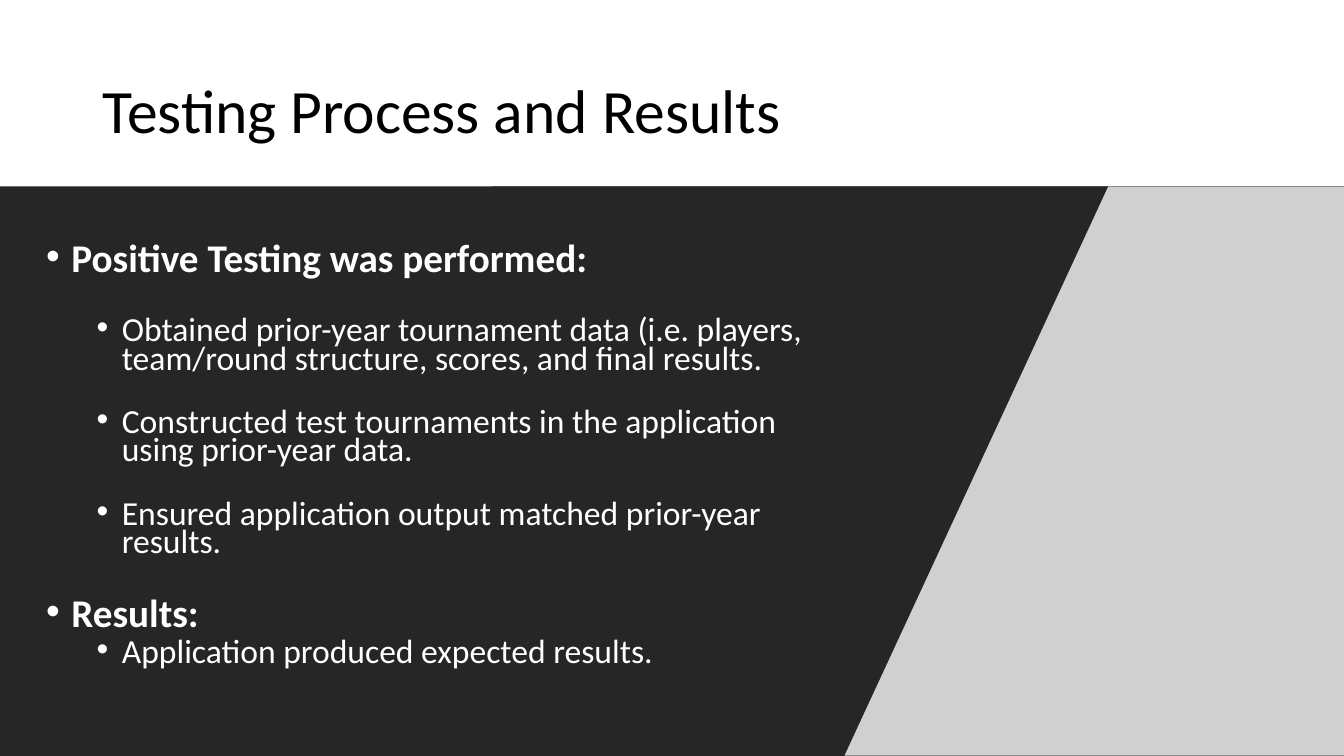
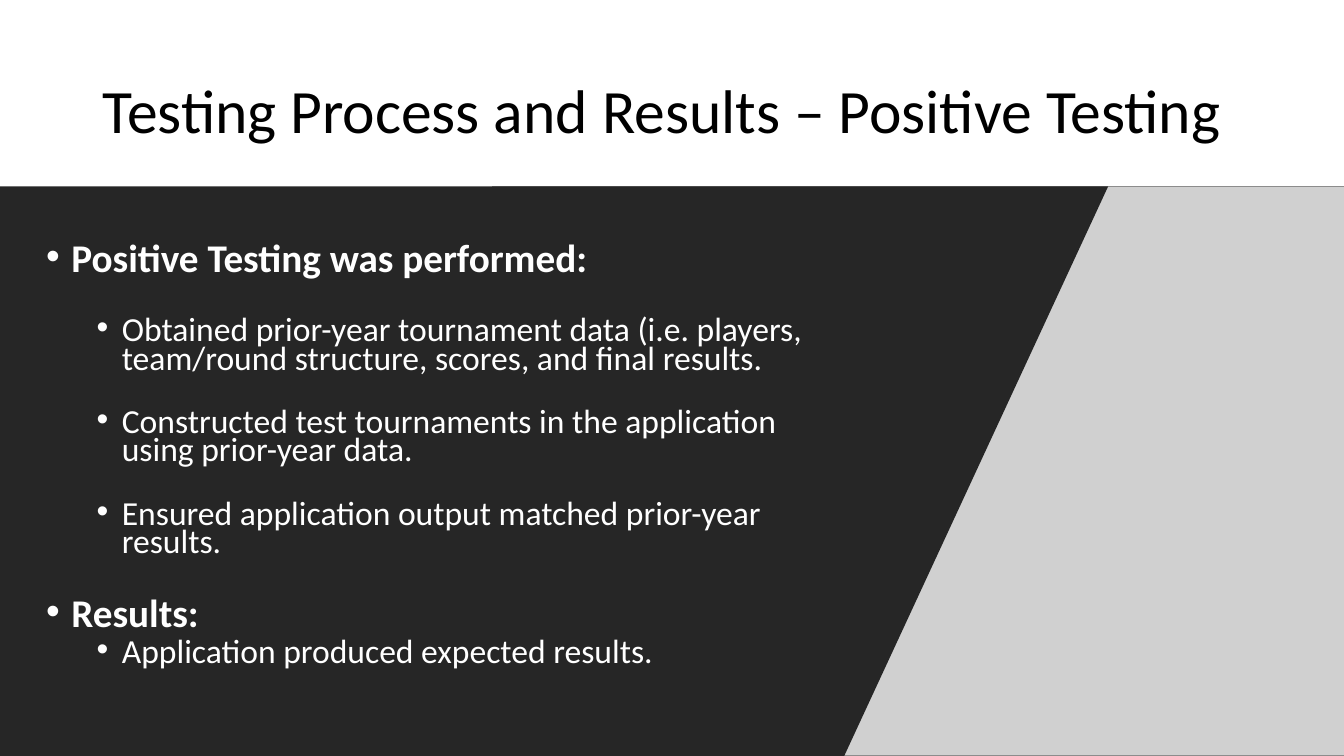
Before and after one commit to dustinfast/TeamPlayTracker, a slide deck: slide 8 of FinalReport/AWGADemo.pptx. Drawn at 1344x756 pixels with LibreOffice and Linux fonts; fonts in the diff are those of the drawing; grey boxes stand for pictures. Boxes give left, top, right and bottom in pixels: in the first picture for what was removed or moved away, otherwise in the second. Text is boxed around its words. In the diff, an @@ line names an element or a change of style, - is before the commit and + after.

Commit message:
updated ppt -DF

```diff
--- a/FinalReport/AWGADemo.pptx
+++ b/FinalReport/AWGADemo.pptx
@@ title at box(102, 90, 1220, 144): text changed @@
-Testing Process and Results
+Testing Process and Results – Positive Testing
```
Also in this commit, not shown: 2 other slides changed, 1 other file.
